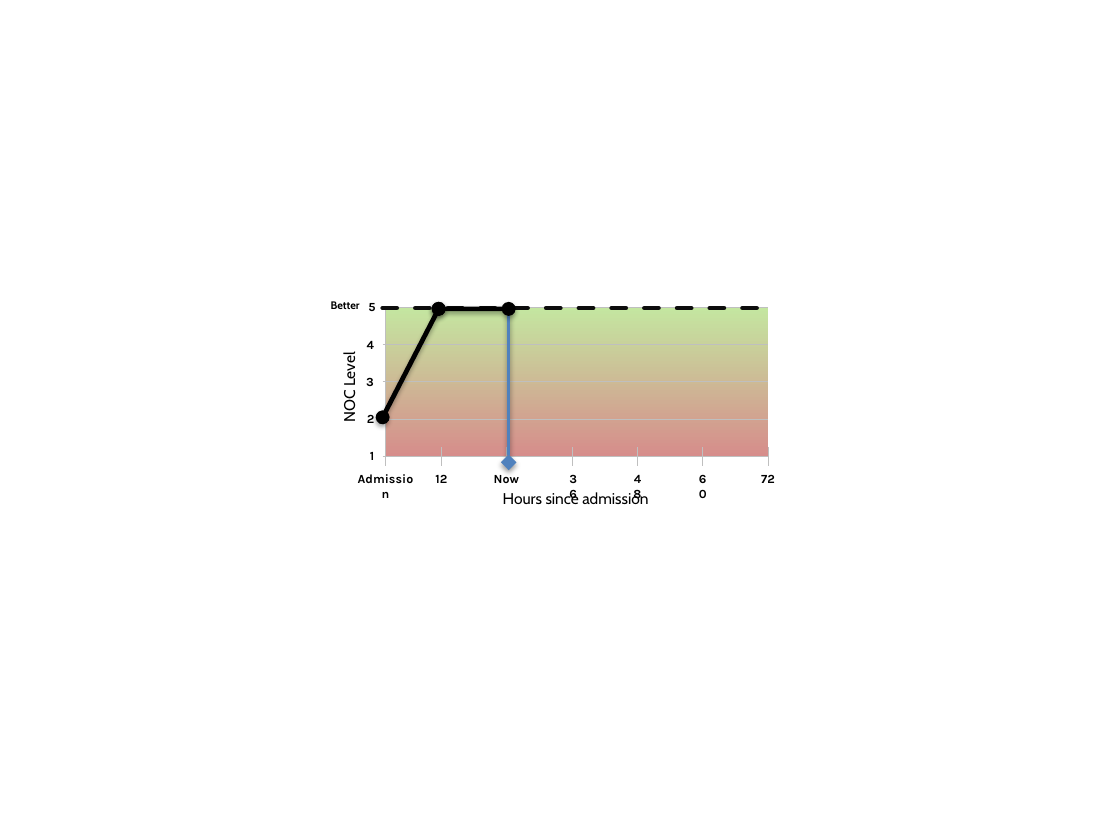
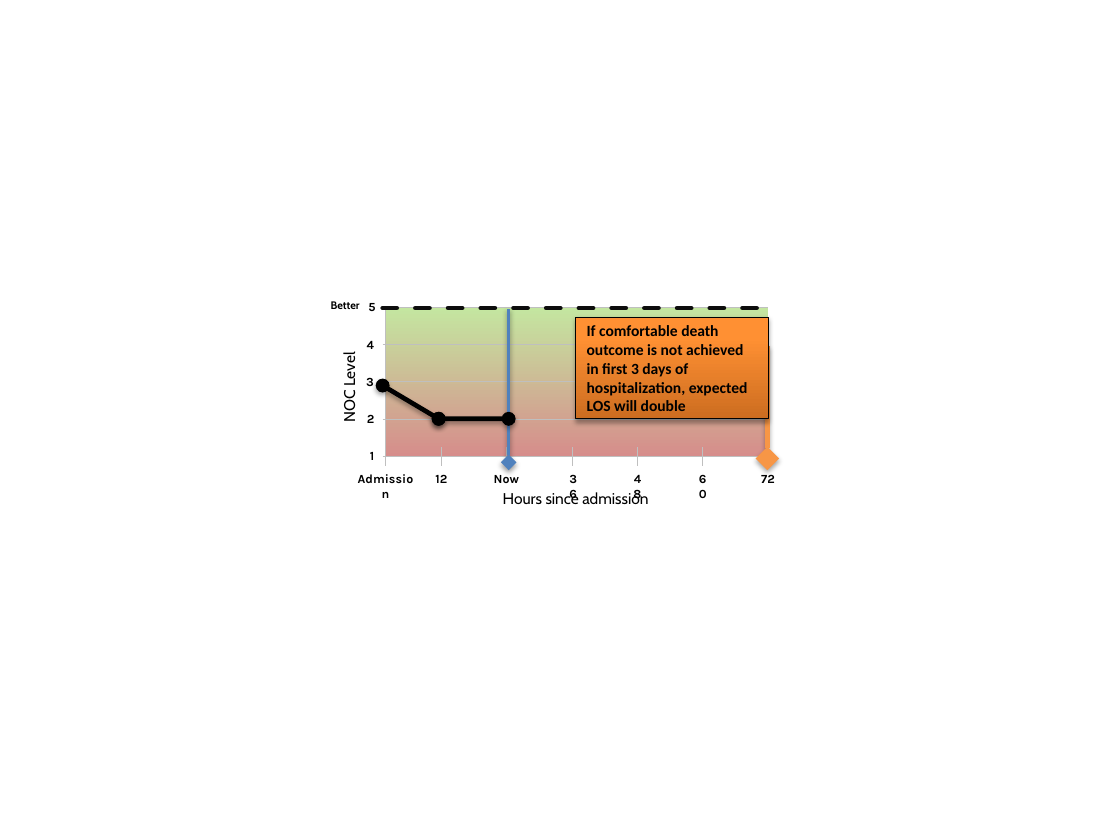
Before and after one commit to kinshukg/febretpository, a slide deck: slide 6 of HANDS/trunk/data/Design.pptx. Drawn at 1120x840 pixels with LibreOffice and Linux fonts; fonts in the diff are those of the drawing. Boxes give left, top, right and bottom in pixels: in the first picture for what was removed or moved away, otherwise in the second. Text is boxed around its words. In the diff, an @@ line names an element or a change of style, - is before the commit and + after.

```diff
--- a/HANDS/trunk/data/Design.pptx
+++ b/HANDS/trunk/data/Design.pptx
@@ rectangle added at [576, 317, 768, 419], fill gradient #CC6E20 to #FF9034 to #FF9136, outline #000000 0.75 pt, 10 pt, text #000000, bold @@
+If comfortable death outcome is not achieved in first 3 days of hospitalization, expected LOS will double
@@ arrow added from (767, 346) to (767, 458), #F79646 3 pt @@
@@ double arrow moved from (383, 418) - (439, 309) to (383, 385) - (439, 419) @@
@@ double arrow moved from (439, 309) - (508, 309) to (439, 419) - (508, 419) @@
```
Also in this commit, not shown: 10 other files.
